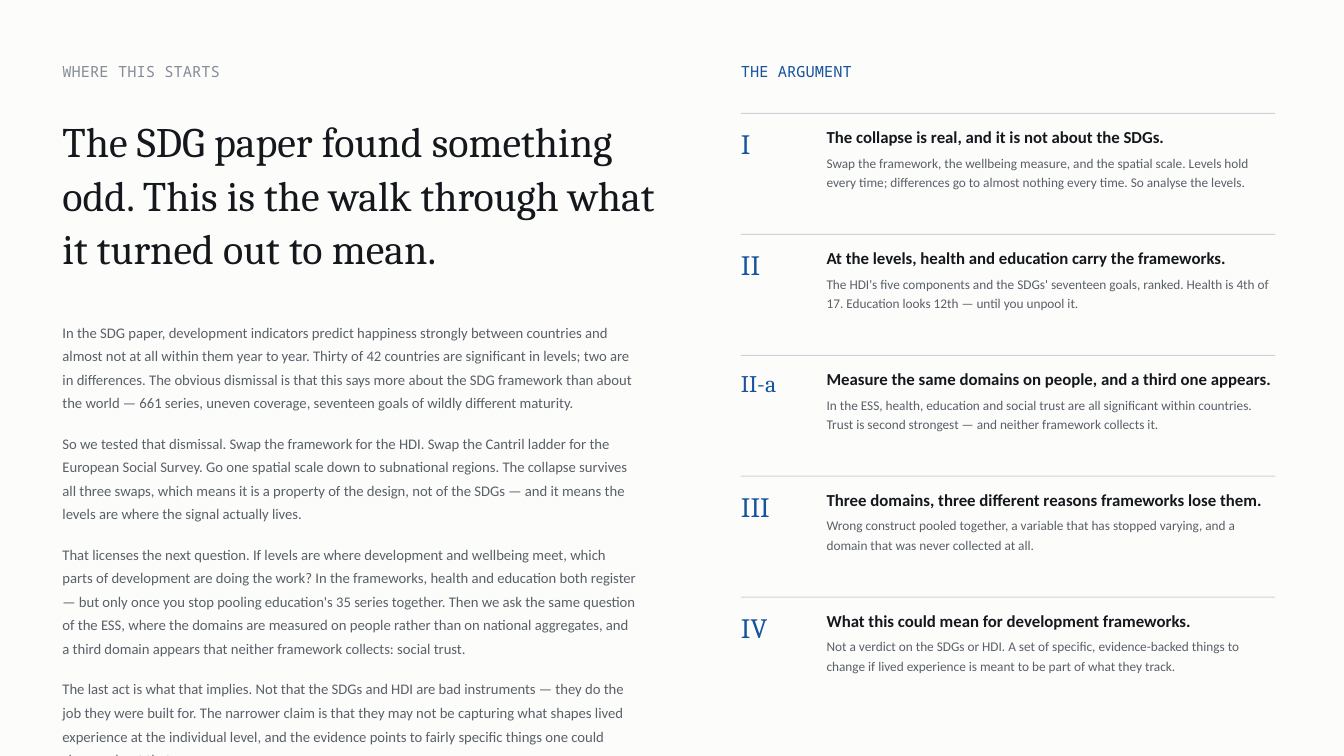
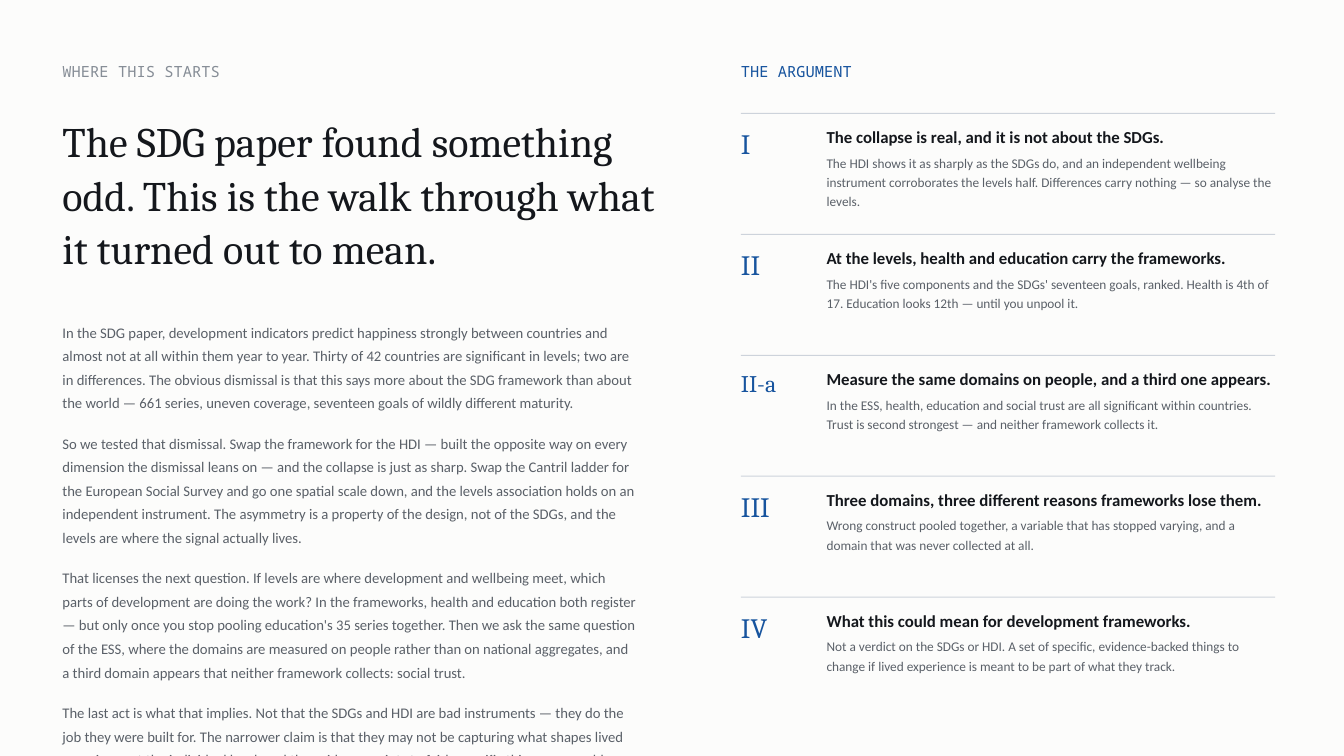
Before and after one commit to cwejnert/HDI-Happiness, a slide deck: slide 2 of deck/Measured_Where_It_Varies.pptx. Drawn at 1344x756 pixels with LibreOffice and Linux fonts; fonts in the diff are those of the drawing. Boxes give left, top, right and bottom in pixels: in the first picture for what was removed or moved away, otherwise in the second. Text is boxed around its words. In the diff, an @@ line names an element or a change of style, - is before the commit and + after.

```diff
--- a/deck/Measured_Where_It_Varies.pptx
+++ b/deck/Measured_Where_It_Varies.pptx
@@ text at (x1=827, y1=159, x2=1271, y2=206): text changed @@
-Swap the framework, the wellbeing measure, and the spatial scale. Levels hold every time; differences go to almost nothing every time. So analyse the levels.
+The HDI shows it as sharply as the SDGs do, and an independent wellbeing instrument corroborates the levels half. Differences carry nothing — so analyse the levels.
@@ text at (x1=62, y1=439, x2=635, y2=546): text changed @@
-So we tested that dismissal. Swap the framework for the HDI. Swap the Cantril ladder for the European Social Survey. Go one spatial scale down to subnational regions. The collapse survives all three swaps, which means it is a property of the design, not of the SDGs — and it means the levels are where the signal actually lives.
+So we tested that dismissal. Swap the framework for the HDI — built the opposite way on every dimension the dismissal leans on — and the collapse is just as sharp. Swap the Cantril ladder for the European Social Survey and go one spatial scale down, and the levels association holds on an independent instrument. The asymmetry is a property of the design, not of the SDGs, and the levels are where the signal actually lives.
```
Also in this commit, not shown: 4 other slides changed, 3 other files.
